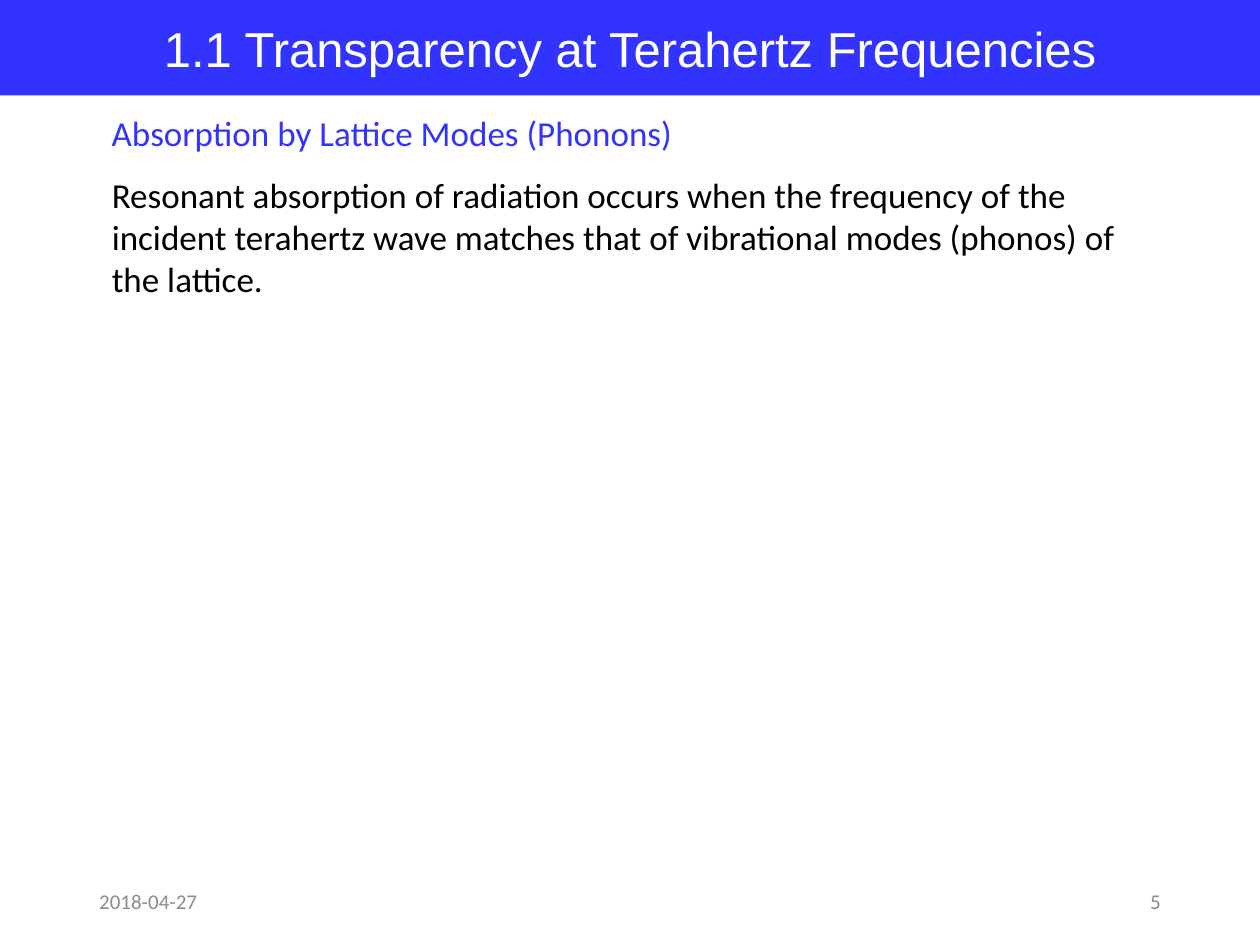
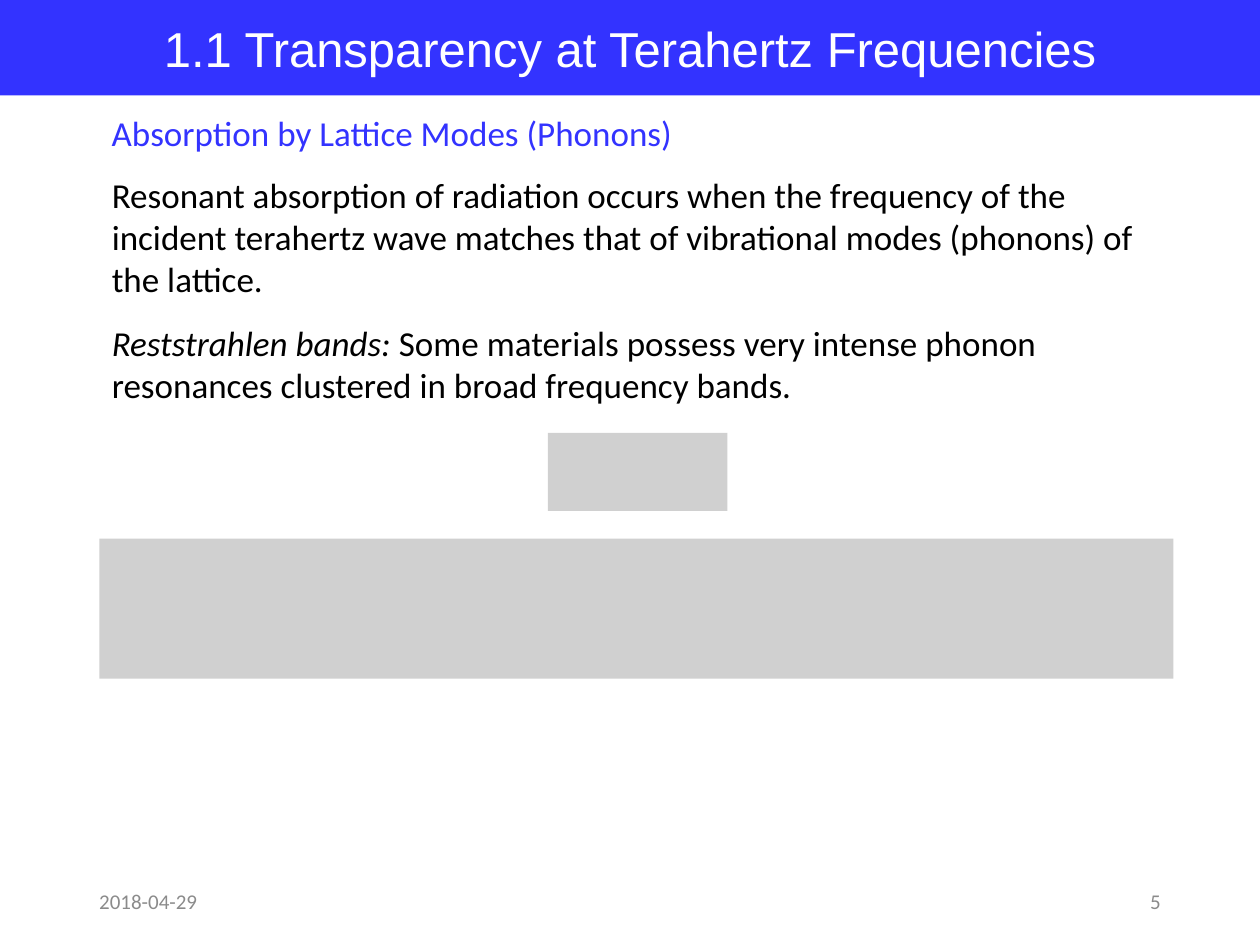
Before and after one commit to jglee96/NBTP_Lab, a slide deck: slide 5 of Terahertz Metrology/Ch8/Terahertz Metrology_Ch8.pptx. Drawn at 1260x945 pixels with LibreOffice and Linux fonts; fonts in the diff are those of the drawing; grey boxes stand for pictures. Boxes give left, top, right and bottom in pixels: in the first picture for what was removed or moved away, otherwise in the second. Text is boxed around its words. In the diff, an @@ line names an element or a change of style, - is before the commit and + after.

```diff
--- a/Terahertz Metrology/Ch8/Terahertz Metrology_Ch8.pptx
+++ b/Terahertz Metrology/Ch8/Terahertz Metrology_Ch8.pptx
@@ text at [112, 183, 1132, 293]: text changed @@
-Resonant absorption of radiation occurs when the frequency of the incident terahertz wave matches that of vibrational modes (phonos) of the lattice.
+Resonant absorption of radiation occurs when the frequency of the incident terahertz wave matches that of vibrational modes (phonons) of the lattice.
@@ text added at [112, 331, 1036, 404], 20 pt, text #000000 @@
+Reststrahlen bands: Some materials possess very intense phonon resonances clustered in broad frequency bands.
@@ picture added at [548, 433, 727, 512] @@
@@ picture added at [100, 539, 1173, 679] @@
@@ text at [99, 895, 197, 909]: text changed @@
-2018-04-27
+2018-04-29
```
Also in this commit, not shown: 25 other slides changed, 3 slides added, 2 slides removed, 3 other files.
